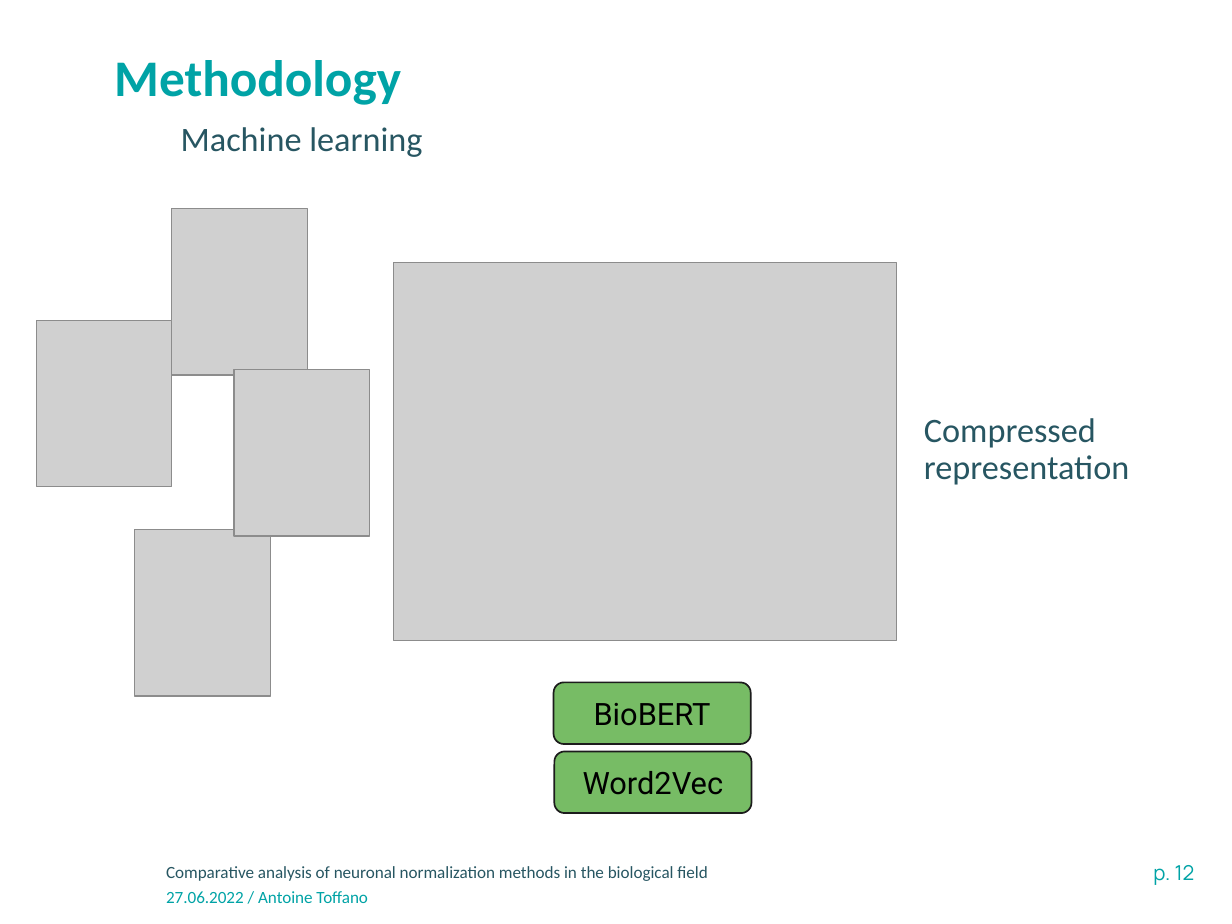
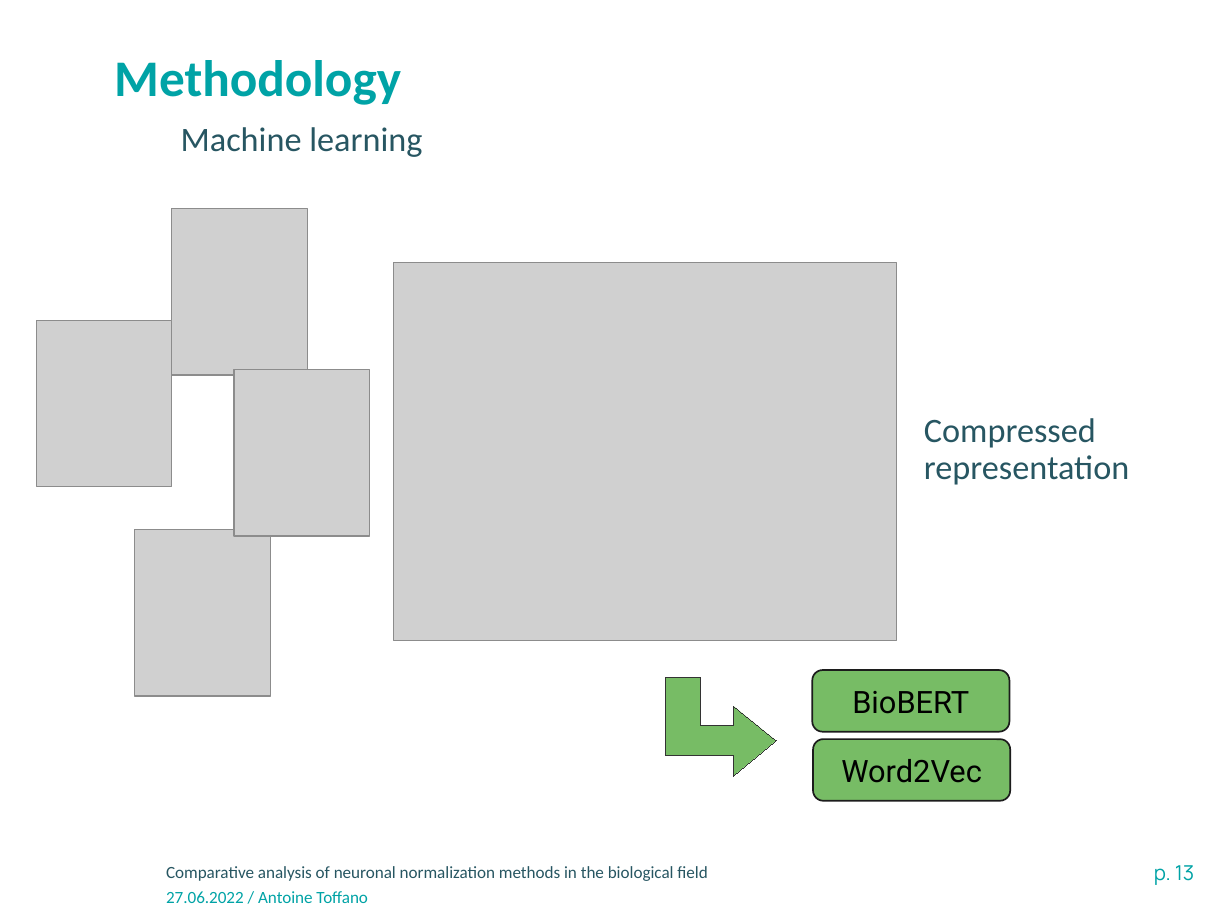
Before and after one commit to atoffano/entity-norm, a slide deck: slide 13 of Presentation-INRAE-format classique.odp (slide 12 before the commit). Drawn at 1232x924 pixels with LibreOffice and Linux fonts; fonts in the diff are those of the drawing; grey boxes stand for pictures; background and template pictures are left out. Boxes give left, top, right and bottom in pixels: in the first picture for what was removed or moved away, otherwise in the second. Text is boxed around its words. In the diff, an @@ line names an element or a change of style, - is before the commit and + after.

```diff
--- a/Presentation-INRAE-format classique.odp
+++ b/Presentation-INRAE-format classique.odp
@@ freeform shape added at bbox=[665, 678, 776, 776], fill #77BC65, outline #333333 0 pt @@
@@ rounded rectangle "BioBERT": place and size @@
-rounded rectangle "BioBERT" at bbox=[553, 683, 750, 744]
+rounded rectangle "BioBERT" at bbox=[812, 670, 1009, 732]
@@ rounded rectangle "Word2Vec": place and size @@
-rounded rectangle "Word2Vec" at bbox=[554, 752, 752, 813]
+rounded rectangle "Word2Vec" at bbox=[813, 739, 1010, 801]
@@ page number at bbox=[1154, 865, 1194, 885]: text changed @@
-p. 12
+p. 13
```
Also in this commit, not shown: 11 other slides changed, 4 slides added, 2 slides removed, 1 other file.
